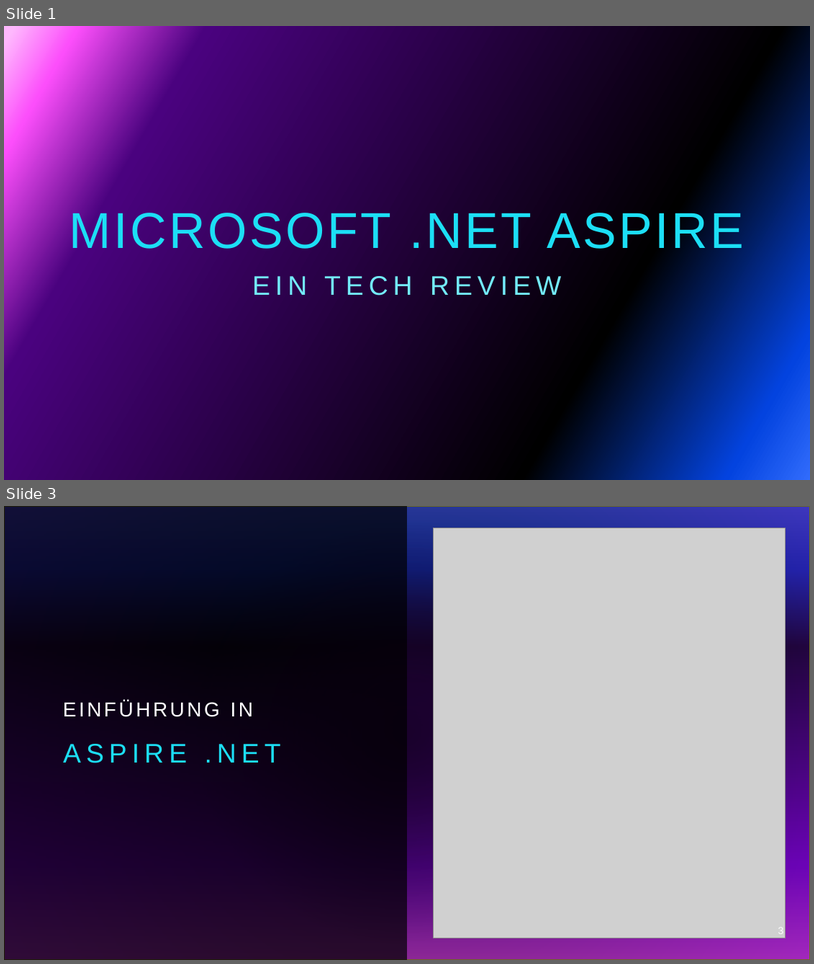
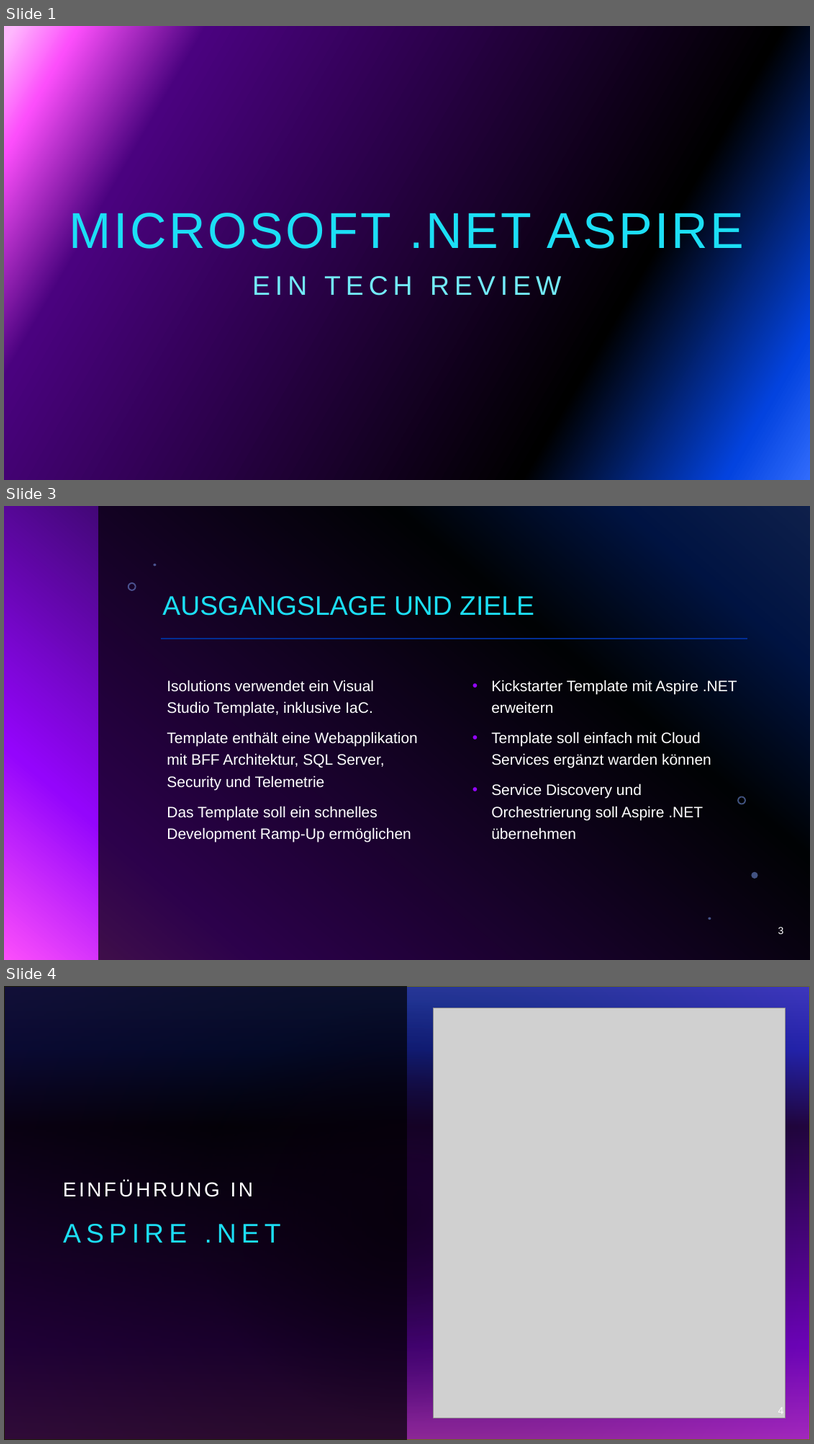
Before and after one commit to zuercheram/aspire-prototype, a slide deck: doc/project-presentation/aspire-semester-arbeit.pptx. Shown one above the other, each under a label of ours: slides 1 and 3 before the commit, slides 1, 3 and 4 after it; the slides between them are not shown. The pictures are 814x964 and 814x1444 pixels, drawn with LibreOffice and Linux fonts; fonts in the diff are those of the drawing; grey boxes stand for pictures; background and template pictures are left out. Boxes give left, top, right and bottom in pixels: in the first picture for what was removed or moved away, otherwise in the second. Text is boxed around its words. In the diff, an @@ line names an element or a change of style, - is before the commit and + after.

```diff
--- a/doc/project-presentation/aspire-semester-arbeit.pptx
+++ b/doc/project-presentation/aspire-semester-arbeit.pptx
@@ slide 3 added at bbox=[4, 506, 810, 960], background gradient #316CFC to #0343DF to #02090E to #9405FC to #FC4EFB @@
@@ group added at bbox=[98, 506, 810, 960]: 5 freeform shapes, 1 rectangle @@
@@ title added at bbox=[162, 596, 535, 615], 32 pt, text #1CDFF5 @@
+AUSGANGSLAGE UND ZIELE
@@ line added from (161, 638) to (748, 638), #9405FC 2 pt @@
@@ text added at bbox=[167, 680, 418, 842], 18 pt, text #FFFFFF @@
+Isolutions verwendet ein Visual Studio Template, inklusive IaC.
+Template enthält eine Webapplikation mit BFF Architektur, SQL Server, Security und Telemetrie
+Das Template soll ein schnelles Development Ramp-Up ermöglichen
@@ text added at bbox=[491, 680, 738, 839], 18 pt, text #FFFFFF @@
+• Kickstarter Template mit Aspire .NET erweitern
+• Template soll einfach mit Cloud Services ergänzt warden können
+• Service Discovery und Orchestrierung soll Aspire .NET übernehmen
@@ page number added at bbox=[779, 926, 784, 934], 12 pt, text #FFFFFF @@
+3
@@ what was slide 3 is now slide 4 @@
@@ page number at bbox=[779, 1407, 784, 1412]: text changed @@
-3
+4
```
Also in this commit, not shown: 2 slides changed, 5 other slides added, 5 slides removed.
